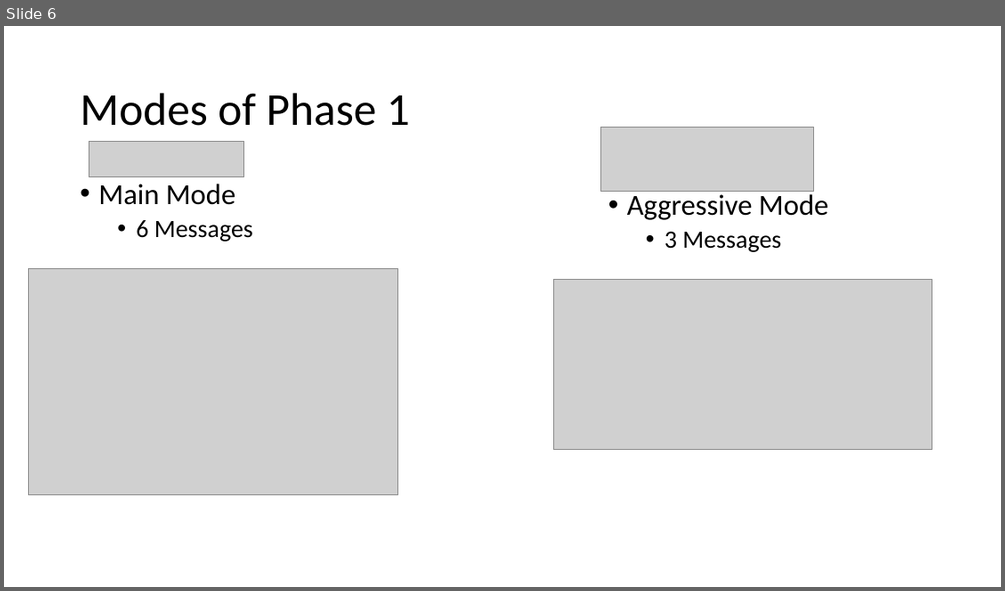
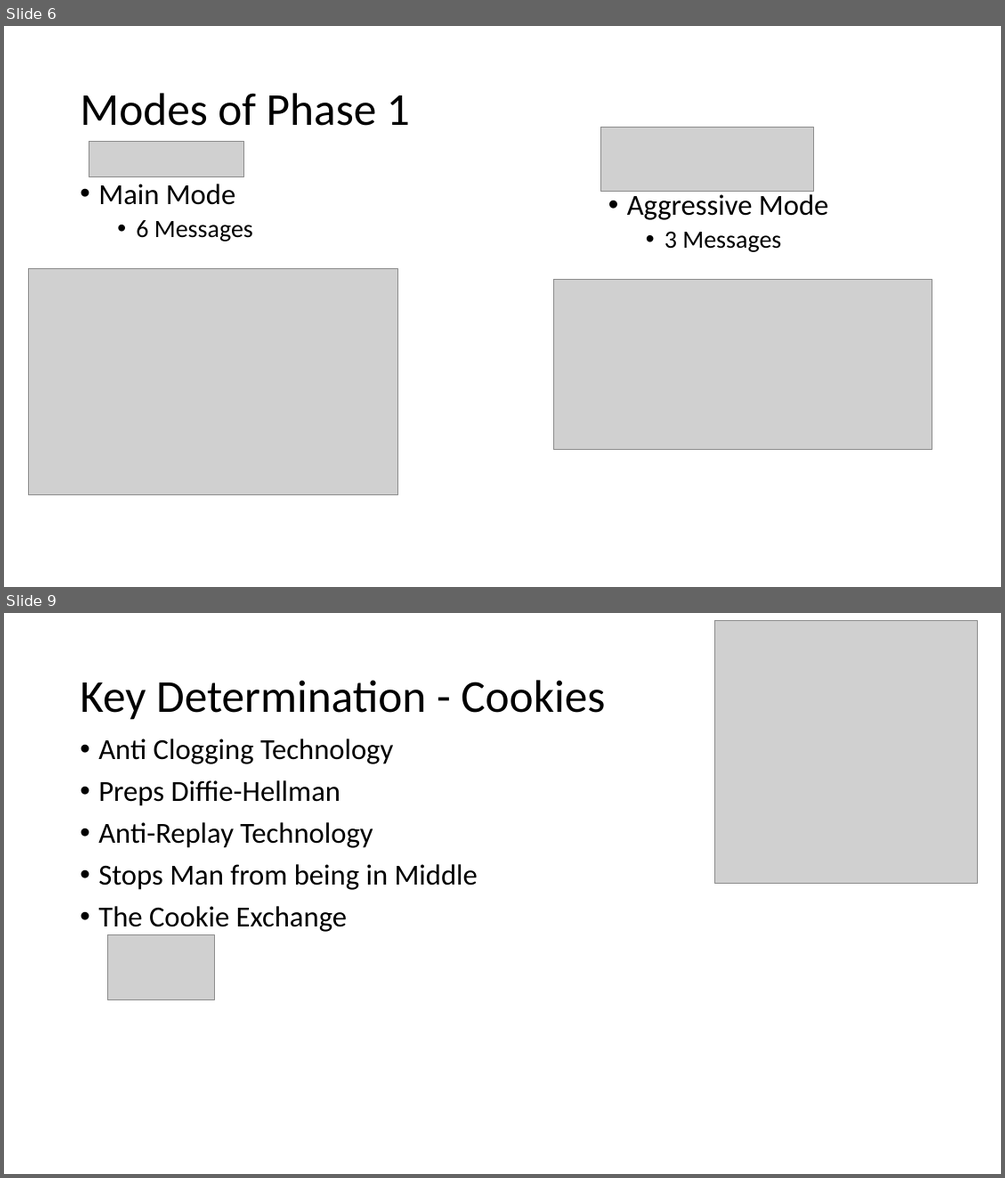
Before and after one commit to ndbellew/AppliedCryptography, a slide deck: Assignments/InternetKeyExchange/Internet Key Exchange.pptx. Shown one above the other, each under a label of ours: slide 6 before the commit, slides 6 and 9 after it; the slides between them are not shown. The pictures are 1005x591 and 1005x1178 pixels, drawn with LibreOffice and Linux fonts; fonts in the diff are those of the drawing; grey boxes stand for pictures. Boxes give left, top, right and bottom in pixels: in the first picture for what was removed or moved away, otherwise in the second. Text is boxed around its words. In the diff, an @@ line names an element or a change of style, - is before the commit and + after.

```diff
--- a/Assignments/InternetKeyExchange/Internet Key Exchange.pptx
+++ b/Assignments/InternetKeyExchange/Internet Key Exchange.pptx
@@ slide 9 added at [4,613,1001,1174], background #FFFFFF @@
@@ picture added at [714,620,977,883] @@
@@ title added at [80,680,605,720], 44 pt, text #000000 @@
+Key Determination - Cookies
@@ text added at [98,738,477,932], 28 pt, text #000000 @@
+• Anti Clogging Technology
+• Preps Diffie-Hellman
+• Anti-Replay Technology
+• Stops Man from being in Middle
+• The Cookie Exchange
@@ picture added at [108,934,215,999] @@
```
Also in this commit, not shown: 6 slides changed, 5 other slides added, 4 slides removed.
